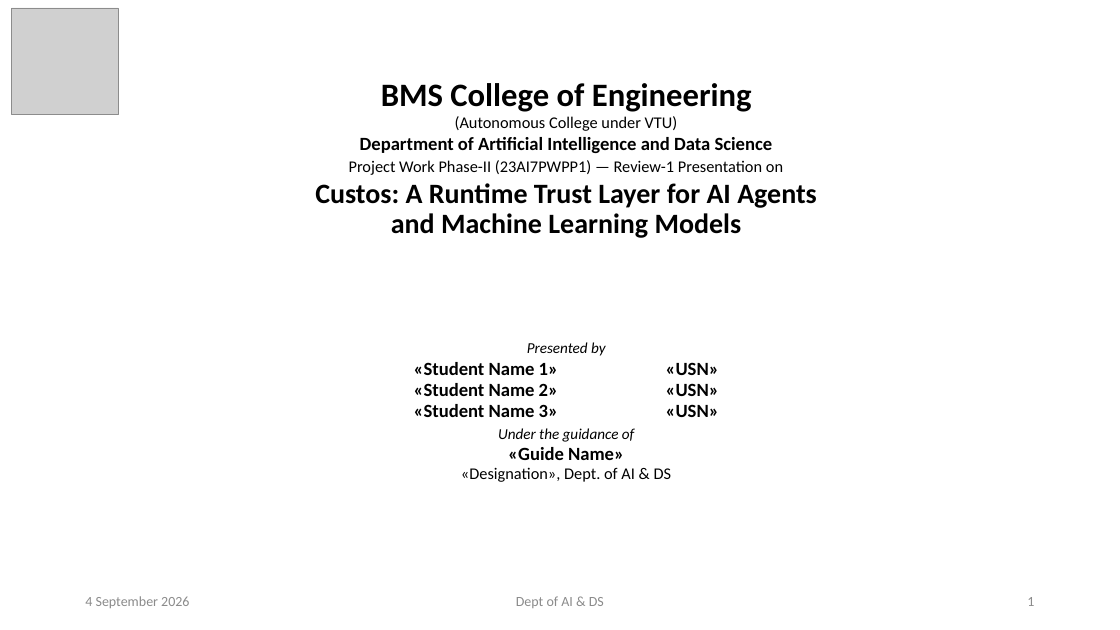
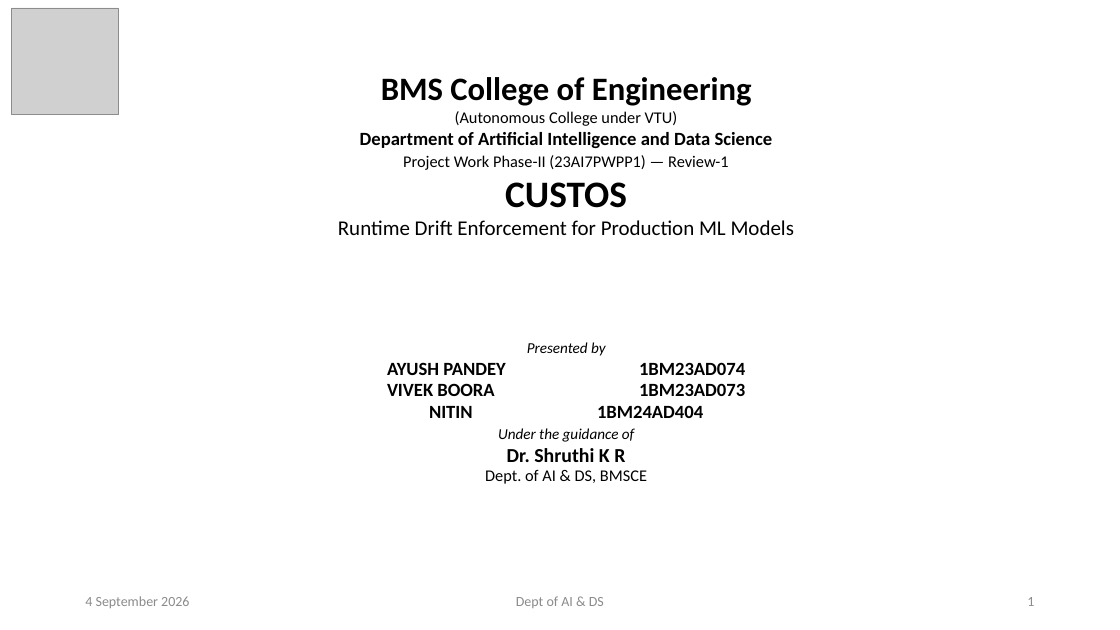
Before and after one commit to ayushpandey0201/custos, a slide deck: slide 1 of docs/presentations/Custos_Phase2_Review1.pptx. Drawn at 1120x630 pixels with LibreOffice and Linux fonts; fonts in the diff are those of the drawing; grey boxes stand for pictures. Boxes give left, top, right and bottom in pixels: in the first picture for what was removed or moved away, otherwise in the second. Text is boxed around its words. In the diff, an @@ line names an element or a change of style, - is before the commit and + after.

```diff
--- a/docs/presentations/Custos_Phase2_Review1.pptx
+++ b/docs/presentations/Custos_Phase2_Review1.pptx
@@ title at <box>338,155,794,235</box>: text changed; size 24 to 18 pt; bold off @@
-Project Work Phase-II (23AI7PWPP1) — Review-1 Presentation on
-Custos: A Runtime Trust Layer for AI Agents
-and Machine Learning Models
+Project Work Phase-II (23AI7PWPP1) — Review-1
+CUSTOS
+Runtime Drift Enforcement for Production ML Models
@@ subtitle at <box>597,362,745,418</box>: text changed @@
-«Student Name 1» «USN»
-«Student Name 2» «USN»
-«Student Name 3» «USN»
+AYUSH PANDEY 1BM23AD074
+VIVEK BOORA 1BM23AD073
+NITIN 1BM24AD404
@@ subtitle at <box>485,448,647,484</box>: text changed @@
-«Guide Name»
-«Designation», Dept. of AI & DS
+Dr. Shruthi K R
+Dept. of AI & DS, BMSCE
```
Also in this commit, not shown: 14 other slides changed, 1 slide added, 16 slides removed, 7 other files.
